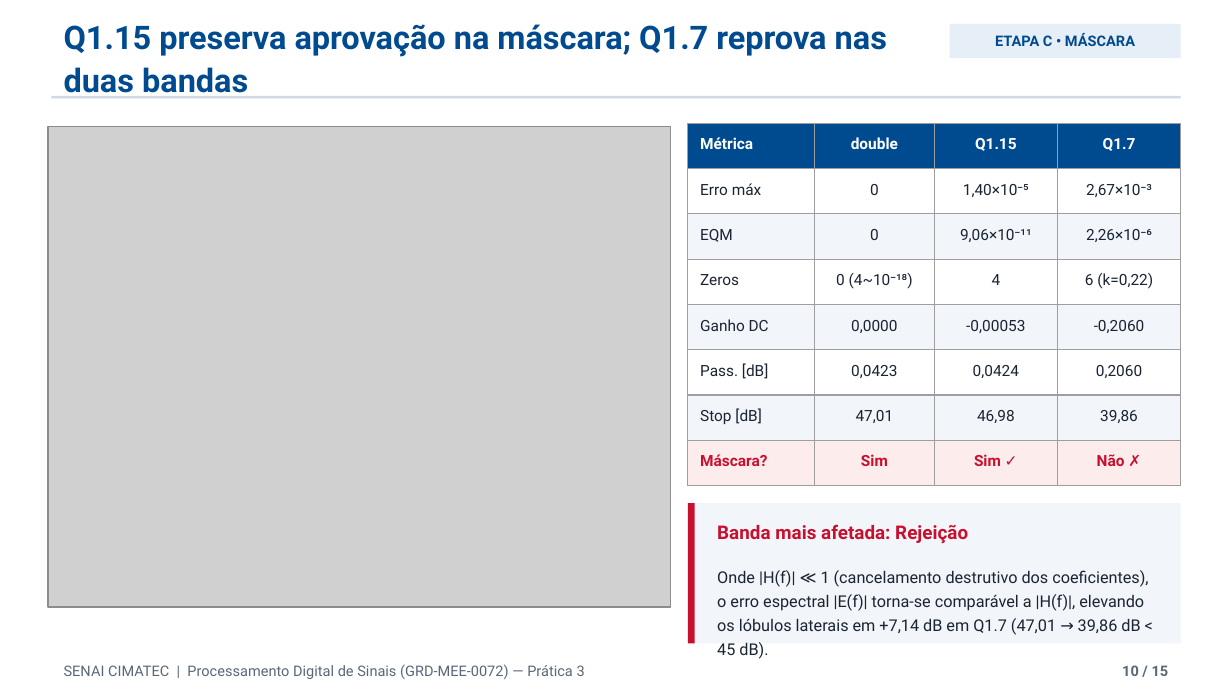
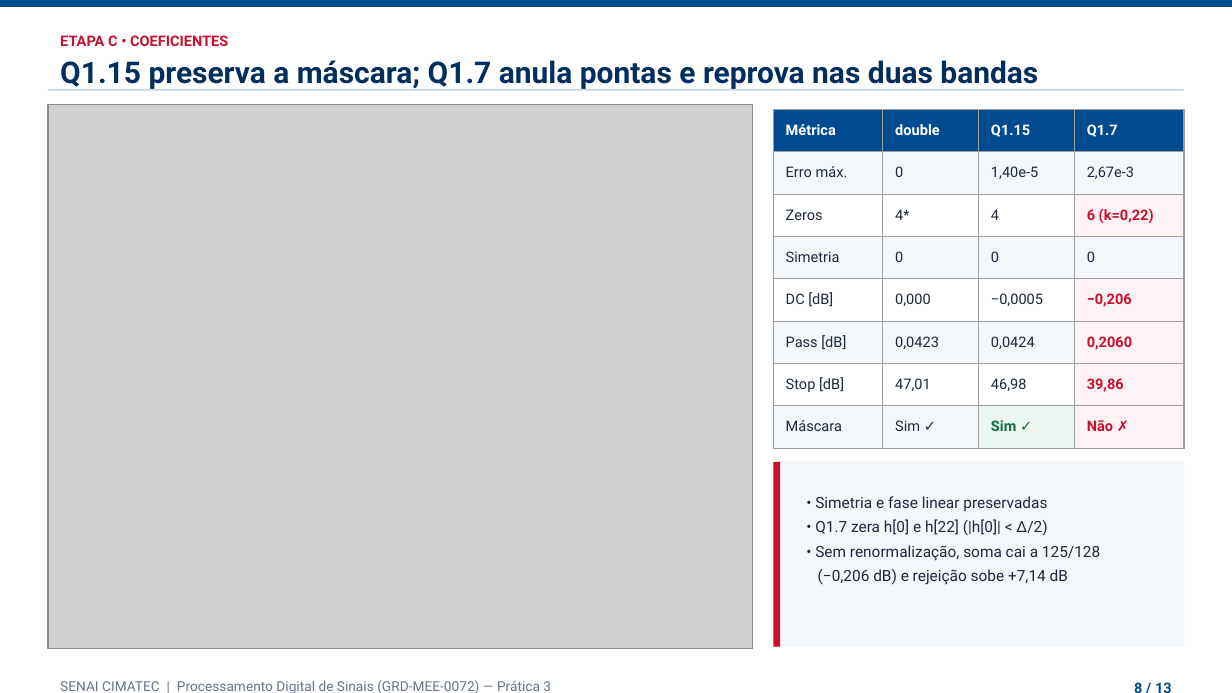
Before and after one commit to Arthur-SantAnna/Filtro-FIR, a slide deck: slide 8 of slides/Apresentacao_Pratica3_Filtro_FIR.pptx (slide 10 before the commit). Drawn at 1232x693 pixels with LibreOffice and Linux fonts; fonts in the diff are those of the drawing; grey boxes stand for pictures. Boxes give left, top, right and bottom in pixels: in the first picture for what was removed or moved away, otherwise in the second. Text is boxed around its words. In the diff, an @@ line names an element or a change of style, - is before the commit and + after.

```diff
--- a/slides/Apresentacao_Pratica3_Filtro_FIR.pptx
+++ b/slides/Apresentacao_Pratica3_Filtro_FIR.pptx
@@ rectangle added at [0,0,1232,7], fill #004A8F @@
@@ rectangle removed at [950,23,1181,58] @@
-ETAPA C • MÁSCARA
@@ text "Q1.15 preserva a máscara; Q1.7 ..." at [60,60,1038,90]: vertical alignment middle to top @@
@@ text added at [60,35,228,46], 8.5 pt, text #C8102E, bold @@
+ETAPA C • COEFICIENTES
@@ rectangle: place and size @@
-rectangle at [52,96,1181,99]
+rectangle at [48,89,1184,90]
@@ rectangle at [48,89,1184,90]: fill #CFD8E3 to #CBD5E1 @@
@@ text at [60,60,1038,90]: text changed; size 19 to 17.5 pt; text colour #004A8F to #002F5F @@
-Q1.15 preserva aprovação na máscara; Q1.7 reprova nas duas bandas
+Q1.15 preserva a máscara; Q1.7 anula pontas e reprova nas duas bandas
@@ picture: place and size @@
-picture at [48,127,670,607]
+picture at [48,105,753,649]
@@ table at [774,110,1185,514] @@
-row 2: Erro máx | 0 | 1,40×10⁻⁵ | 2,67×10⁻³
+row 2: Erro máx. | 0 | 1,40e-5 | 2,67e-3
-row 3: EQM | 0 | 9,06×10⁻¹¹ | 2,26×10⁻⁶
+row 3: Zeros | 4* | 4 | 6 (k=0,22)
-row 4: Zeros | 0 (4~10⁻¹⁸) | 4 | 6 (k=0,22)
+row 4: Simetria | 0 | 0 | 0
-row 5: Ganho DC | 0,0000 | -0,00053 | -0,2060
+row 5: DC [dB] | 0,000 | −0,0005 | −0,206
-row 6, column 1: Pass. [dB]
+row 6, column 1: Pass [dB]
-row 8, column 1: Máscara?
+row 8, column 1: Máscara
-row 8, column 2: Sim
+row 8, column 2: Sim ✓
@@ fill #FFFFFF to #F4F7FA in 11 cells @@
@@ fill #F2F5F9 to #FFFFFF in 9 cells @@
@@ fill #F2F5F9 to #FDF2F4 in 3 cells @@
@@ fill #FFFFFF to #FDF2F4 in row 6, column 4 @@
@@ fill #FDECEC to #F4F7FA in 2 cells @@
@@ fill #FDECEC to #EDF7F1 in row 8, column 3 @@
@@ fill #FDECEC to #FDF2F4 in row 8, column 4 @@
@@ size 9 to 8.5 pt in "Métrica", "double", "Q1.15", "Q1.7" and 10 more places @@
@@ text colour #1A2433 to #1E293B in "0", "0,0423", "0,0424", "Stop [dB]" and 2 more places @@
@@ text colour #1A2433 to #C8102E, bold on in "0,2060", "39,86" @@
@@ text colour #C8102E to #146C43 in "Sim ✓" @@
@@ alignment centre to left @@
@@ table: place and size @@
-table at [687,123,1180,527]
+table at [774,110,1185,514]
@@ rectangle: place and size @@
-rectangle at [687,503,695,643]
+rectangle at [774,462,781,647]
@@ rectangle: place and size @@
-rectangle at [687,503,1180,643]
+rectangle at [774,462,1184,647]
@@ rectangle at [774,462,1184,647]: fill #F2F5F9 to #F4F7FA @@
@@ text added at [815,496,1100,585], 9 pt, text #1E293B @@
+• Simetria e fase linear preservadas
+• Q1.7 zera h[0] e h[22] (|h[0]| < Δ/2)
+• Sem renormalização, soma cai a 125/128
+(−0,206 dB) e rejeição sobe +7,14 dB
@@ text removed at [717,524,968,544] @@
-Banda mais afetada: Rejeição
@@ text removed at [717,570,1148,635] @@
-Onde |H(f)| ≪ 1 (cancelamento destrutivo dos coeficientes), o erro espectral |E(f)| torna-se comparável a |H(f)|, elevando os lóbulos laterais em +7,14 dB em Q1.7 (47,01 → 39,86 dB < 45 dB).
@@ text "SENAI CIMATEC | Processamento Digital ..." at [60,680,551,693]: size 8.5 to 8 pt, text colour #5A6778 to #64748B; line spacing 1 to 1.25; vertical alignment middle to top @@
@@ text added at [1082,663,1184,686], 8.5 pt, text #004A8F, bold @@
+8 / 13
@@ text removed at [1122,665,1169,676] @@
-10 / 15
```
Also in this commit, not shown: 8 other slides changed, 4 slides added, 6 slides removed, 3 other files.
